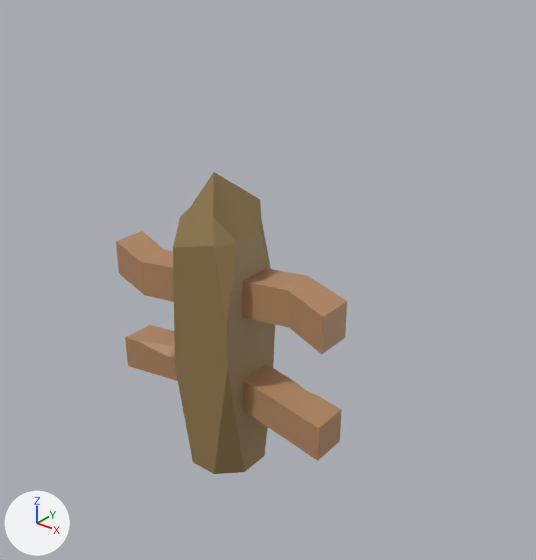
A saved change to the glTF model assets/models/infra/fence_4.glb.
The view is the same before and after, from a 50 mm lens placed at (3.29, -3.57, 3.93), pointed at (0.32, 0.14, 1.63). Every picture has the same lights, and +X, +Y and +Z are marked at lower left. The picture after the commit comes second. Vertices at exactly the same position are counted once.

The older version as bpy lines, for what is in view:
```python
me_cube_010 = bpy.data.meshes.new('Cube.010')
me_cube_010.from_pydata(...)  # 70 vertices, 128 faces; spans x -3.98..3.98, y -1.47..1.23, z -1.0..1.44
# faces by material slot: [76, 52]
me_cube_010.materials.append(mat_fence_rails)  # orange #b48863
me_cube_010.materials.append(mat_fence_post)  # brown #967d51
ob_fence_4 = bpy.data.objects.new('fence_4', me_cube_010)
ob_fence_4.location = (0.0, 0.0, 0.998)
ob_fence_4.scale = (0.247, 0.241, 1.0)
```
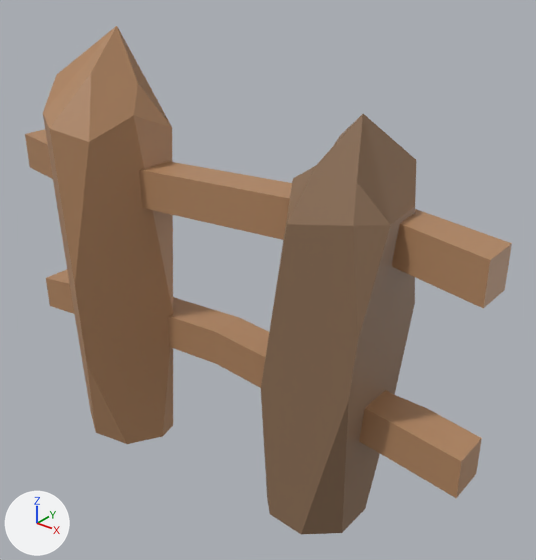
Changed parts and their boxes [x1, y1, x2, y2] in the pictures (536 x 560 px; the box of a moved part takes in the faces that stretch with it):
```json
{"object": "fence_4", "change": "reshaped, moved, rescaled", "before": [116, 172, 347, 474], "after": [25, 26, 512, 534], "on screen": "110% wider, 68% taller"}
{"part": 1, "of": "me_cube_010", "change": "moved or reshaped", "before": [116, 231, 347, 354], "after": [25, 129, 512, 308]}
{"part": 2, "of": "me_cube_010", "change": "rebuilt", "before": [125, 325, 341, 461], "after": [46, 270, 482, 498], "on screen": "101% wider, 67% taller"}
{"part": 3, "of": "me_cube_010", "change": "added", "after": [43, 26, 173, 444], "on screen": "orange"}
{"part": 4, "of": "me_cube_010", "change": "added", "after": [261, 114, 416, 534], "on screen": "brown"}
{"part": 5, "of": "me_cube_010", "change": "deleted", "before": [173, 172, 275, 474], "on screen": "brown"}
```

Scene script edits in JSON lines:
```json
{"op": "add", "block": "mat_fence_post_2", "code": ["mat_fence_post_2 = principled_material('fence_post_2')", "mat_fence_post_2.base_color = (0.286, 0.173, 0.101)  # brown #927359"]}
{"block": "me_cube_010", "where": "# used by ob_fence_4; location = (0.0, 0.0, 0.998); scale = (0.247, 0.241, 1.0)"}
{"op": "remove", "block": "me_cube_010", "code": "me_cube_010.from_pydata(...)  # 70 vertices, 128 faces; spans x -3.98..3.98, y -1.47..1.23, z -1.0..1.44"}
{"op": "add", "block": "me_cube_010", "code": "me_cube_010.from_pydata(...)  # 98 vertices, 180 faces; spans x -3.98..3.98, y -1.3..0.79, z -1.02..0.6"}
{"block": "me_cube_010", "change": "me_cube_010 part 1: the loose piece of 16 vertices spanning x -3.98..3.98, y -0.92..0.92, z 0.35..0.72 is scaled about its middle by (1, 0.5, 0.5), then moved by (0.0, 0.0, -0.45)"}
{"block": "me_cube_010", "change": "me_cube_010 part 2: the loose piece of 26 vertices spanning x -3.98..3.98, y -0.57..0.86, z -0.47..-0.09 is rebuilt with 26 vertices and now spans x -3.98..3.98, y -0.29..0.49, z -0.62..-0.43"}
{"block": "me_cube_010", "change": "me_cube_010 part 3: a new loose piece of 28 vertices spanning x -3.03..-1.02, y -1.3..0.79, z -1.02..0.6, in mat_fence_rails (orange #b48863)"}
{"block": "me_cube_010", "change": "me_cube_010 part 4: a new loose piece of 28 vertices spanning x 1.15..2.87, y -0.91..0.73, z -1.02..0.47, in mat_fence_post_2 (brown #927359)"}
{"block": "me_cube_010", "change": "me_cube_010 part 5"}
{"block": "me_cube_010", "change": "28 vertices are removed from x -1.34..1.21, y -1.47..1.23, z -1.0..1.44"}
{"block": "me_cube_010", "change": "52 faces are deleted"}
{"op": "remove", "block": "me_cube_010", "code": "me_cube_010.materials.append(mat_fence_post)  # brown #967d51"}
{"op": "add", "block": "me_cube_010", "code": "me_cube_010.materials.append(mat_fence_post_2)  # brown #927359"}
{"op": "set", "path": "ob_fence_4.location", "old": "(0.0, 0.0, 0.998)", "new": "(0.0, 0.0, 2.035)"}
{"op": "set", "path": "ob_fence_4.scale", "old": "(0.247, 0.241, 1.0)", "new": "(0.503, 0.491, 2.04)"}
```
